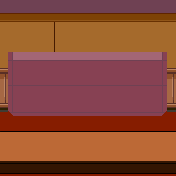
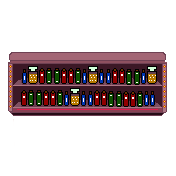
Layers edited between the first and the second 176×176 image:
renamed "bar-stand" to "Layer 1", painted on it over [8, 52, 167, 146]
removed layer "furniture" over [0, 131, 176, 173]
hid "Background", painted on it over [0, 0, 176, 176]
